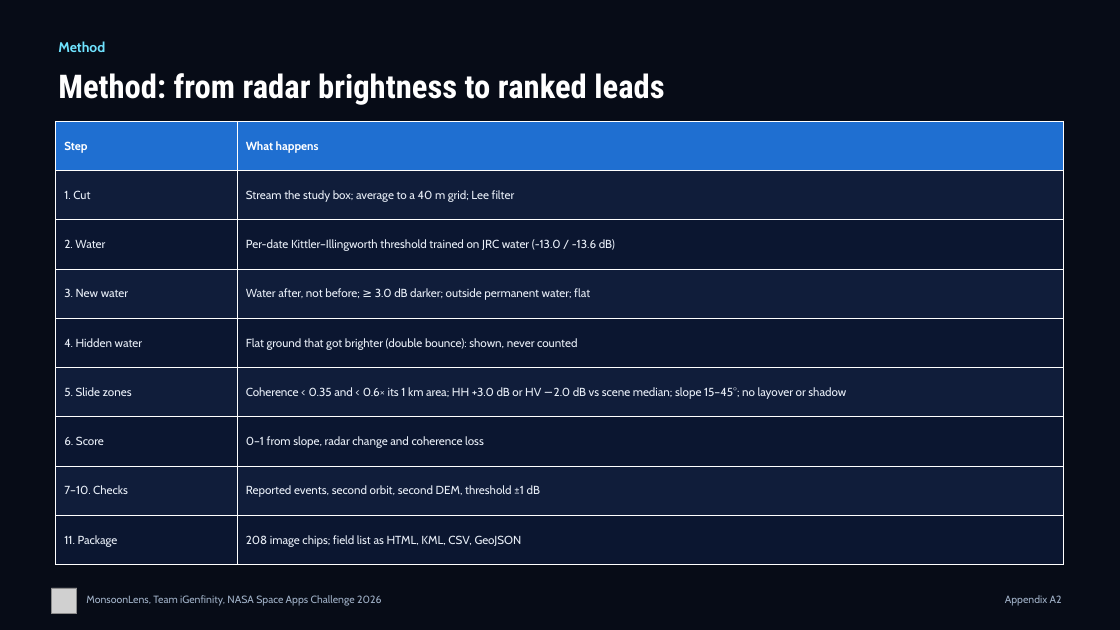
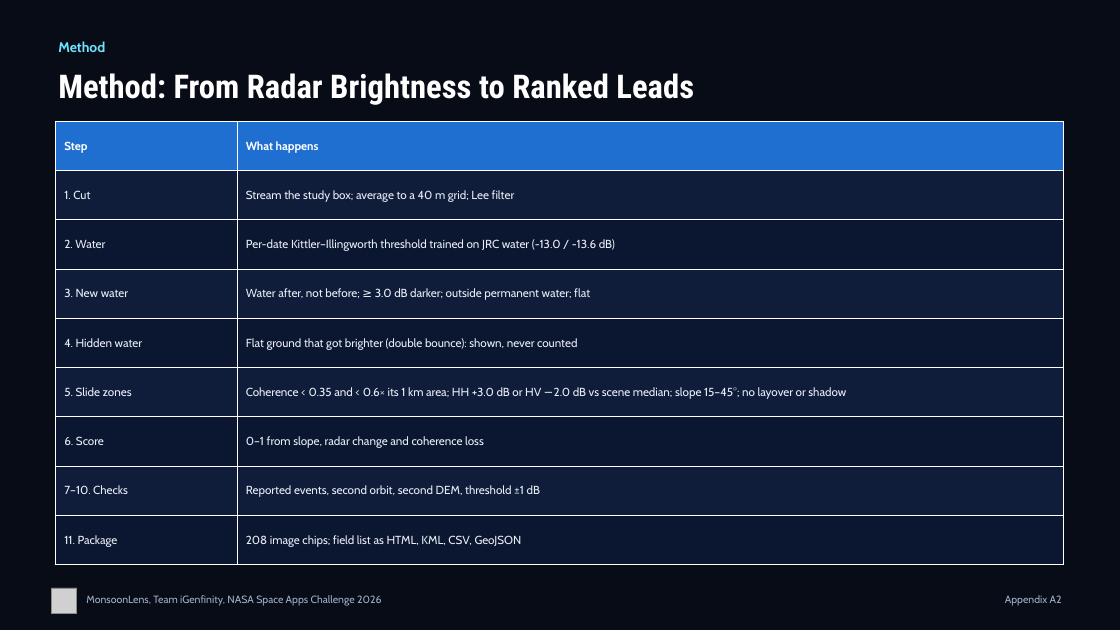
Before and after one commit to AyushSinghNegi/dancing-with-the-sars, a slide deck: slide 3 of deliverables/deck/MonsoonLens_Appendix.pptx. Drawn at 1120x630 pixels with LibreOffice and Linux fonts; fonts in the diff are those of the drawing; grey boxes stand for pictures. Boxes give left, top, right and bottom in pixels: in the first picture for what was removed or moved away, otherwise in the second. Text is boxed around its words. In the diff, an @@ line names an element or a change of style, - is before the commit and + after.

```diff
--- a/deliverables/deck/MonsoonLens_Appendix.pptx
+++ b/deliverables/deck/MonsoonLens_Appendix.pptx
@@ text at bbox=[58, 73, 694, 105]: text changed @@
-Method: from radar brightness to ranked leads
+Method: From Radar Brightness to Ranked Leads
```
Also in this commit, not shown: 9 other slides changed, 8 other files.
